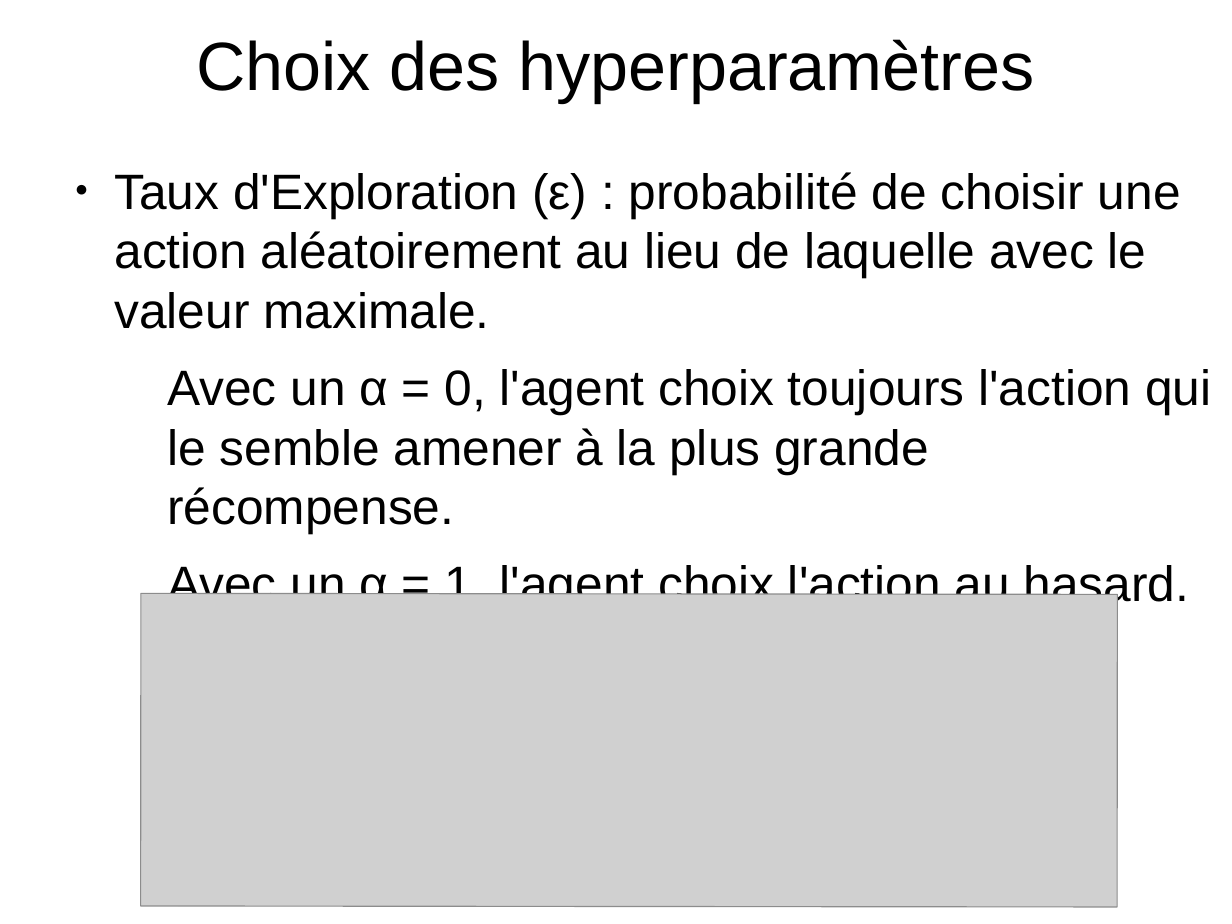
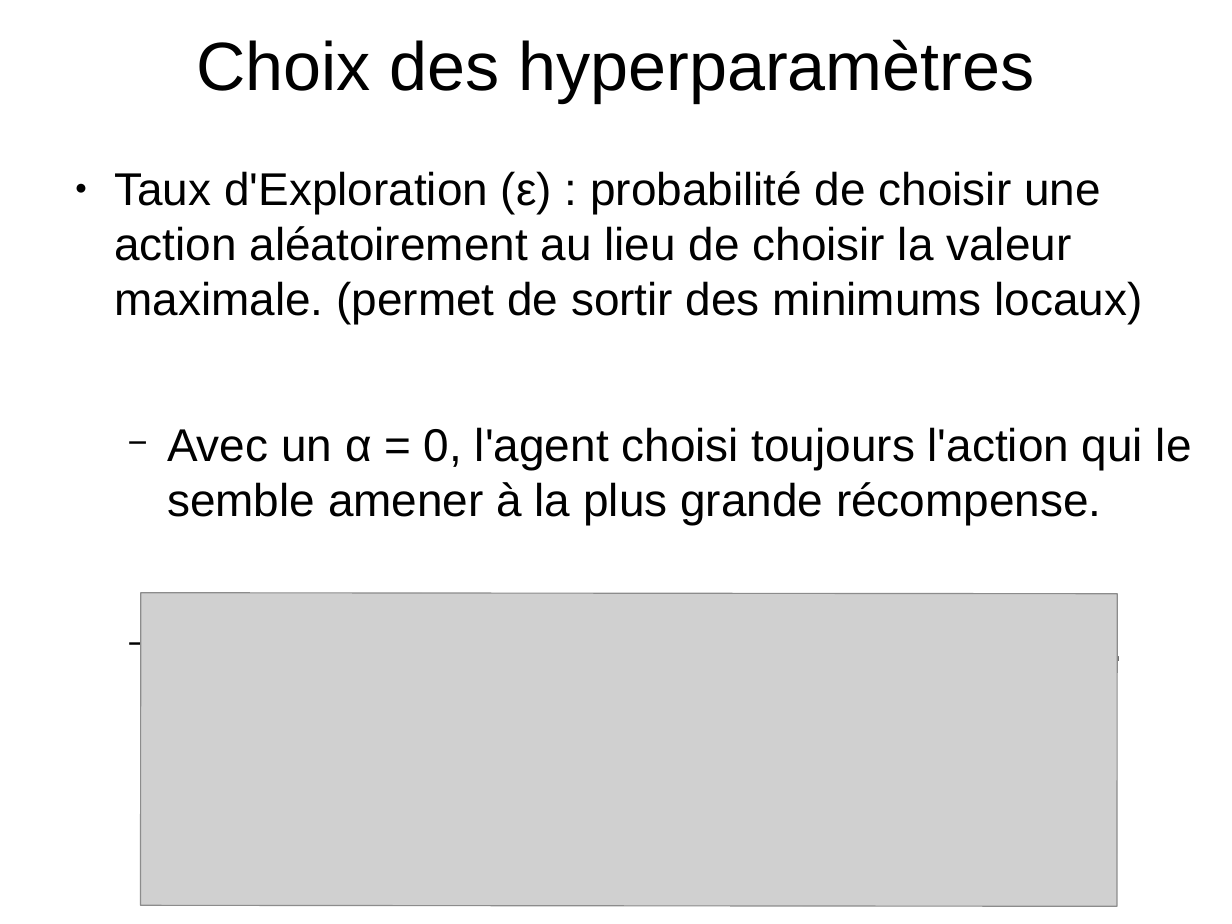
Before and after one commit to pfpimenta/projet_majeure, a slide deck: slide 18 of Presentation.odp (slide 17 before the commit). Drawn at 1232x924 pixels with LibreOffice and Linux fonts; fonts in the diff are those of the drawing; grey boxes stand for pictures. Boxes give left, top, right and bottom in pixels: in the first picture for what was removed or moved away, otherwise in the second. Text is boxed around its words. In the diff, an @@ line names an element or a change of style, - is before the commit and + after.

```diff
--- a/Presentation.odp
+++ b/Presentation.odp
@@ text at box(114, 171, 1192, 525): text changed; size 32 to 29.6 pt @@
-● Taux d'Exploration (ε) : probabilité de choisir une action aléatoirement au lieu de laquelle avec le valeur maximale.
-  Avec un α = 0, l'agent choix toujours l'action qui le semble amener à la plus grande récompense.
-  Avec un α = 1, l'agent choix l'action au hasard.
+● Taux d'Exploration (ε) : probabilité de choisir une action aléatoirement au lieu de choisir la valeur maximale. (permet de sortir des minimums locaux)
+  − Avec un α = 0, l'agent choisi toujours l'action qui le semble amener à la plus grande récompense.
+  − Avec un α = 1, l'agent choisi l'action au hasard.
```
Also in this commit, not shown: 2 other slides changed, 2 slides added, 1 slide removed.
